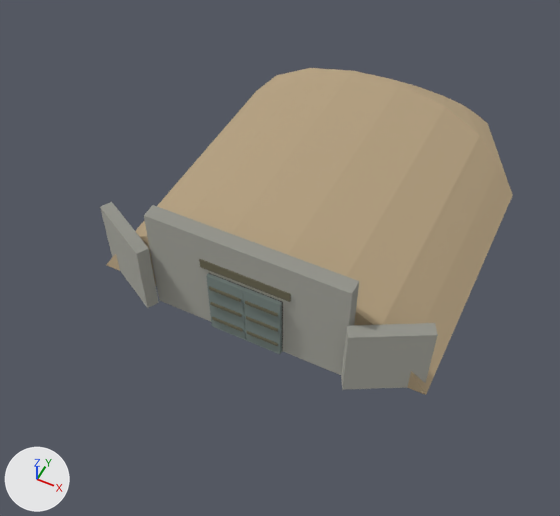
Before and after pictures for a commit that changed the FBX model entregas/teo-modelado/betera/polvorin/SM_Polvorin_v1_LOD0.fbx.
Camera for both pictures: a 50 mm camera at (9.0, -22.5, 24.3) aimed at (-0.8, -2.9, -0.3). The lights are fixed; the arrows at lower left show +X, +Y and +Z. The older version comes first. Where no turn or scale is listed for an object, it has been applied to the vertices.

The older version as bpy lines, for what is in view:
```python
me_puerta_e = bpy.data.meshes.new('Puerta_E')
me_puerta_e.from_pydata(...)  # a box spanning x -1.49..-0.01, y -0.32..-0.18, z 0.0..3.0; a box spanning x -1.4..-0.1, y -0.38..-0.32, z 0.54..0.66; a box spanning x -1.4..-0.1, y -0.38..-0.32, z 1.44..1.56; a box spanning x -1.4..-0.1, y -0.38..-0.32, z 2.34..2.46
me_puerta_e.materials.append(mat_mat_paleta32)  # picture img_t_paleta32_png
me_puerta_o = bpy.data.meshes.new('Puerta_O')
me_puerta_o.from_pydata(...)  # a box spanning x 0.01..1.49, y -0.32..-0.18, z 0.0..3.0; a box spanning x 0.1..1.4, y -0.38..-0.32, z 0.54..0.66; a box spanning x 0.1..1.4, y -0.38..-0.32, z 1.44..1.56; a box spanning x 0.1..1.4, y -0.38..-0.32, z 2.34..2.46
me_puerta_o.materials.append(mat_mat_paleta32)  # picture img_t_paleta32_png
me_sm_polvorin_v1_lod0_001 = bpy.data.meshes.new('SM_polvorin_v1_LOD0.001')
me_sm_polvorin_v1_lod0_001.from_pydata(...)  # 70 vertices, 66 faces; spans x -7.0..7.0, y -7.8..9.5, z 0.0..4.8
me_sm_polvorin_v1_lod0_001.materials.append(mat_mat_paleta32)  # picture img_t_paleta32_png
ob_puerta_e = bpy.data.objects.new('Puerta_E', me_puerta_e)
ob_puerta_e.location = (1.5, -7.15, 0.0)
ob_puerta_o = bpy.data.objects.new('Puerta_O', me_puerta_o)
ob_puerta_o.location = (-1.5, -7.15, 0.0)
ob_sm_polvorin_v1_lod0 = bpy.data.objects.new('SM_polvorin_v1_LOD0', me_sm_polvorin_v1_lod0_001)
ob_sm_polvorin_v1_lod0.location = (0.0, 0.0, 0.0)
```
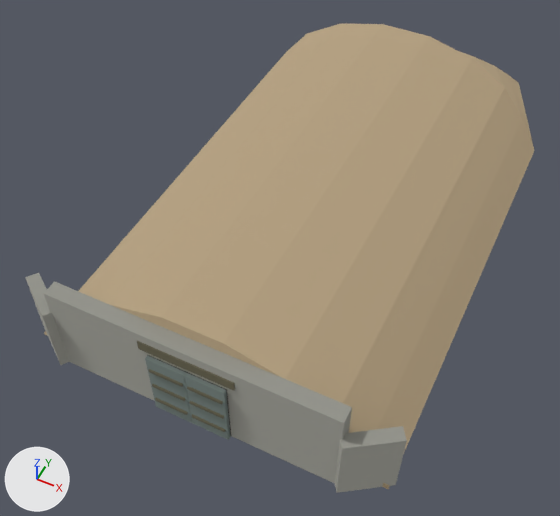
Changed parts and their boxes (x1, y1, x2, y2) in the pictures (560 x 516 px; the box of a moved part takes in the faces that stretch with it):
'SM_polvorin_v1_LOD0', reshaped (23% wider, 44% taller)
    before: (100, 68, 513, 395)
    after: (25, 23, 535, 493)
'Puerta_E', moved
    before: (243, 288, 282, 354)
    after: (184, 373, 231, 440)
'Puerta_O', moved
    before: (206, 273, 246, 340)
    after: (145, 355, 192, 423)
part 1 of me_sm_polvorin_v1_lod0_001, added
    after: (44, 281, 352, 483)
part 2 of me_sm_polvorin_v1_lod0_001, moved or reshaped
    before: (100, 202, 159, 308)
    after: (25, 273, 69, 365)
part 3 of me_sm_polvorin_v1_lod0_001, moved or reshaped
    before: (341, 323, 438, 390)
    after: (335, 426, 407, 493)
part 4 of me_sm_polvorin_v1_lod0_001, moved or reshaped
    before: (199, 259, 291, 302)
    after: (137, 341, 235, 391)
part 5 of me_sm_polvorin_v1_lod0_001, moved or reshaped
    before: (209, 273, 283, 351)
    after: (148, 355, 231, 435)
part 6 of me_sm_polvorin_v1_lod0_001, rebuilt (21% wider, 42% taller)
    before: (106, 68, 513, 395)
    after: (44, 23, 535, 489)
part 7 of me_sm_polvorin_v1_lod0_001, deleted
    before: (144, 205, 359, 375)

Edits to the bpy script that builds the scene:
```text
Change me_sm_polvorin_v1_lod0_001:
    used by ob_sm_polvorin_v1_lod0; location = (0.0, 0.0, 0.0)
    remove me_sm_polvorin_v1_lod0_001.from_pydata(...)  # 70 vertices, 66 faces; spans x -7.0..7.0, y -7.8..9.5, z 0.0..4.8
    add me_sm_polvorin_v1_lod0_001.from_pydata(...)  # 70 vertices, 66 faces; spans x -7.3..7.3, y -11.6..13.5, z 0.0..4.5
    me_sm_polvorin_v1_lod0_001 part 1: a new loose piece, a box spanning x -5.5..5.5, y -11.3..-10.7, z 0.0..4.0, in mat_mat_paleta32 (picture img_t_paleta32_png)
    me_sm_polvorin_v1_lod0_001 part 2: the loose piece of 8 vertices spanning x -6.8..-4.0, y -7.8..-6.0, z 0.0..3.2 is scaled about its middle by (0.632, 0.798, 0.938), then moved by (-0.9, -3.9, -0.1)
    me_sm_polvorin_v1_lod0_001 part 3: the loose piece of 8 vertices spanning x 4.0..6.8, y -7.8..-6.0, z 0.0..3.2 is scaled about its middle by (0.632, 0.798, 0.938), then moved by (0.9, -3.9, -0.1)
    me_sm_polvorin_v1_lod0_001 part 4: the loose piece of 8 vertices spanning x -1.8..1.8, y -7.3..-7.2, z 3.2..3.6 is moved by (0.0, -4.0, 0.0)
    me_sm_polvorin_v1_lod0_001 part 5: the loose piece of 8 vertices spanning x -1.5..1.5, y -7.3, z 0.0..3.0 is moved by (0.0, -4.0, 0.0)
    me_sm_polvorin_v1_lod0_001 part 6: the loose piece of 30 vertices spanning x -7.0..7.0, y -6.7..9.5, z 0.0..4.1 is rebuilt with 30 vertices and now spans x -7.1..7.1, y -10.7..13.5, z 0.0..4.5
    me_sm_polvorin_v1_lod0_001 part 7: the loose piece of 8 vertices spanning x -4.0..4.0, y -7.3..-6.7, z 0.0..4.8 is deleted
Change ob_puerta_o:
    ob_puerta_o.location: (-1.5, -7.15, 0.0) -> (-1.5, -11.15, 0.0)
Change ob_puerta_e:
    ob_puerta_e.location: (1.5, -7.15, 0.0) -> (1.5, -11.15, 0.0)
```
